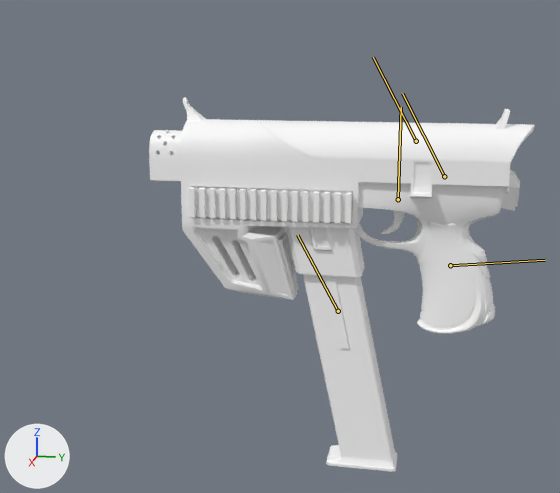
The FBX model Assets/Meshes/Mosquito Pistol/SK_Mosquito_TPOSE.fbx: old version first, new version second.
Both versions are drawn from a 50 mm lens placed at (0.685, 0.1, 0.115), pointed at (-0.003, -0.037, -0.057). The lights are fixed; the arrows at lower left show +X, +Y and +Z. Both versions are drawn at the pose saved in each file; the numbers are the values there. The bones that bend it are drawn over the model as lines.

The first picture shows 'SK_Pistol12'.
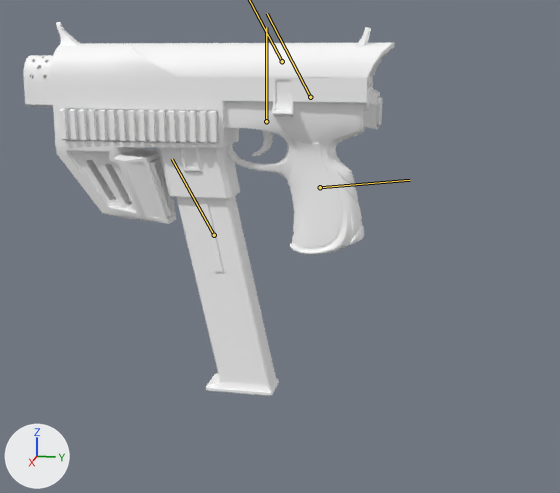
Pixel boxes (x1, y1, x2, y2) of what changed, in the pictures (560 x 493 px):
'SK_Pistol12', posed
    before: (149, 98, 534, 472)
    after: (24, 22, 395, 396)
bone 'Root_Gun', root to tip
    before: (450, 265) to (545, 260)
    after: (320, 187) to (410, 180)

The edits, one by one:
Bone 'Root_Gun' (bone_root_gun) moves from (0.0, 0.0, 0.0) to (7.99, -11.0, 0.0).
